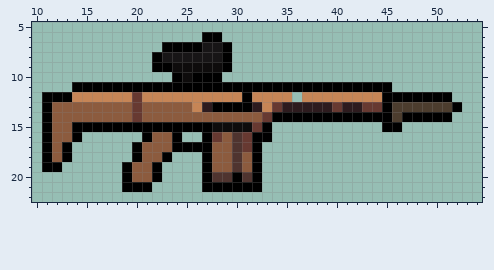
File history of a pixel-art sprite, assets/guns/scar/default.png. The first picture shows the starting point.
The file is 64x32 pixels. Shown: x 10..54, y 5..22.
And afterwards:
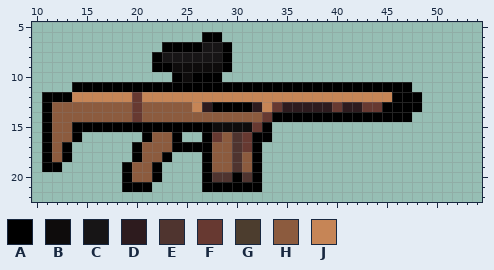
Palette (. is transparent): A #000000  B #0e0c0c  C #171516  D #2d1b1e  E #4f342f  F #673931  G #4c3d2e  H #8c5b3e  J #c68556
Edits made:
y 11: x 46..47 .. -> AA
y 12: x 31 A -> J; x 36 . -> J; x 45 A -> J; x 49..51 AAA -> ...
y 13: x 46..52 GGGGGGA -> AAA....
y 14: x 46 G -> A; x 48..51 AAAA -> ....
y 15: x 45..46 AA -> ..
